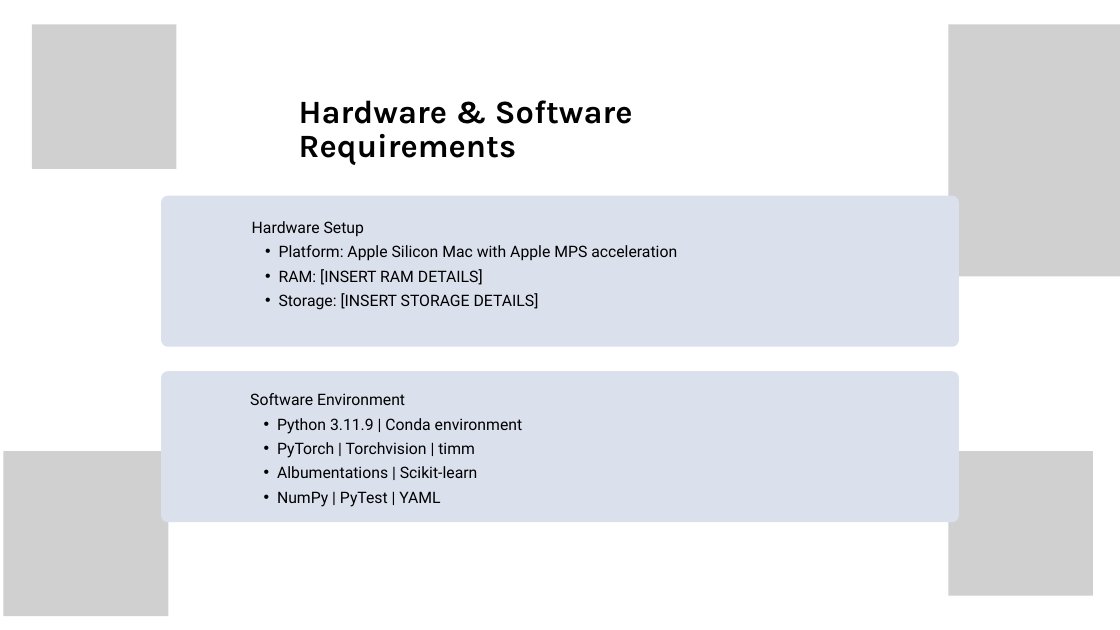
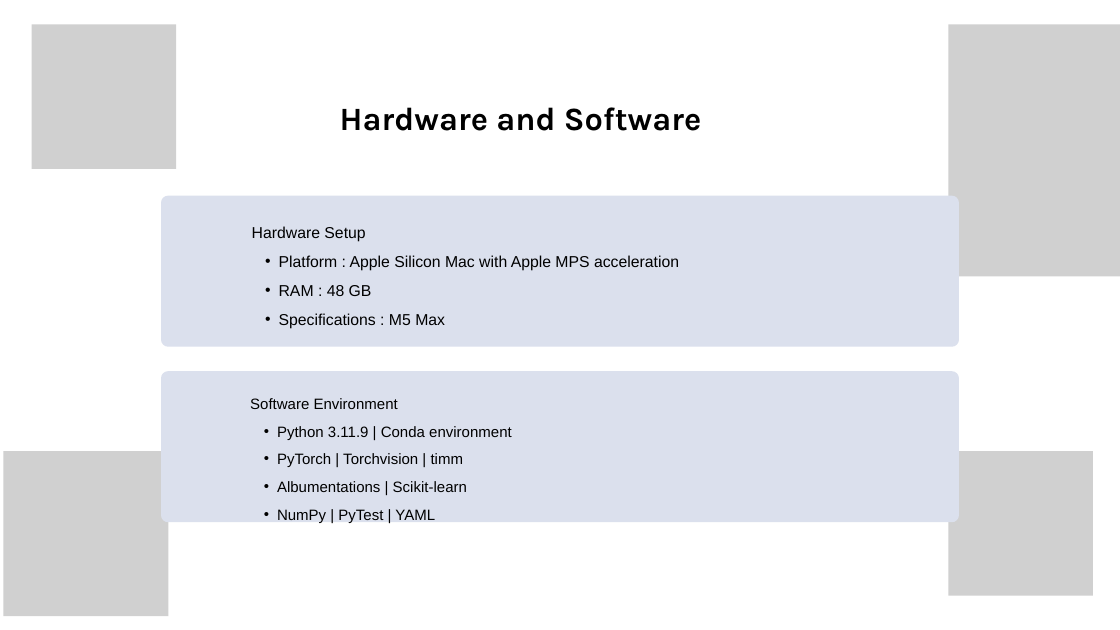
Before and after one commit to Belugabilli/BrainTumor-PE-1, a slide deck: slide 12 of Report/EfficientNet-B3 Project.pptx. Drawn at 1120x630 pixels with LibreOffice and Linux fonts; fonts in the diff are those of the drawing; grey boxes stand for pictures; background and template pictures are left out. Boxes give left, top, right and bottom in pixels: in the first picture for what was removed or moved away, otherwise in the second. Text is boxed around its words. In the diff, an @@ line names an element or a change of style, - is before the commit and + after.

```diff
--- a/Report/EfficientNet-B3 Project.pptx
+++ b/Report/EfficientNet-B3 Project.pptx
@@ text at (340, 107, 702, 131): text changed @@
-Hardware & Software Requirements
+Hardware and Software
@@ text at (252, 226, 365, 242): font Roboto to Arial in "Hardware Setup"; line spacing 31.3pt to 1.54 @@
@@ text at (279, 255, 679, 329): text changed; font Roboto to Arial @@
-  • Platform: Apple Silicon Mac with Apple MPS acceleration
-  • RAM: [INSERT RAM DETAILS]
-  • Storage: [INSERT STORAGE DETAILS]
+  • Platform : Apple Silicon Mac with Apple MPS acceleration
+  • RAM : 48 GB
+  • Specifications : M5 Max
@@ text "Software Environment" at (250, 398, 512, 523): size 20.3 to 19.3 pt, font Roboto to Arial; line spacing 31.3pt to 1.54; indent changed @@
```
Also in this commit, not shown: 26 other slides changed, 2 slides added, 3 slides removed.
